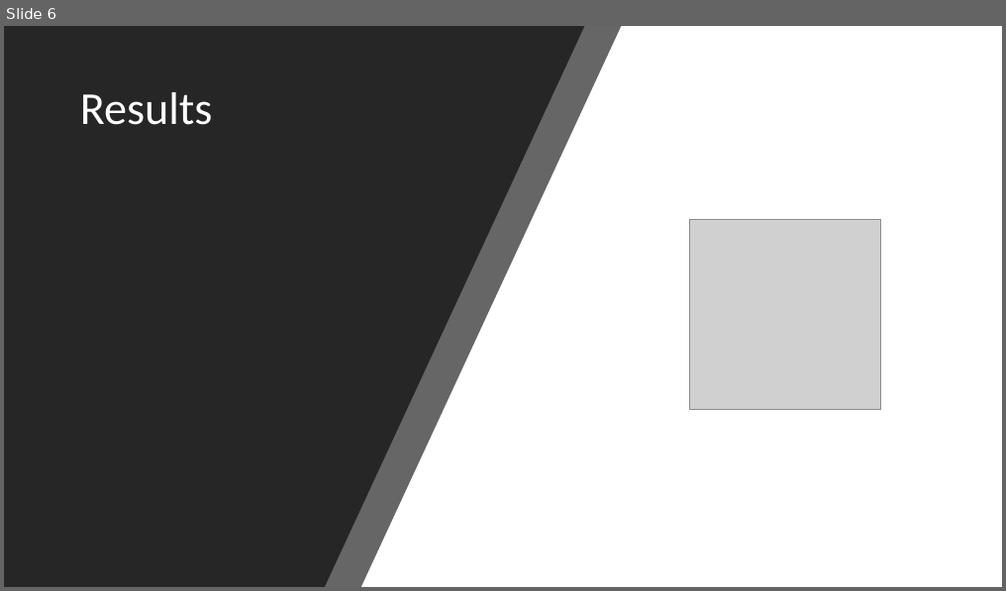
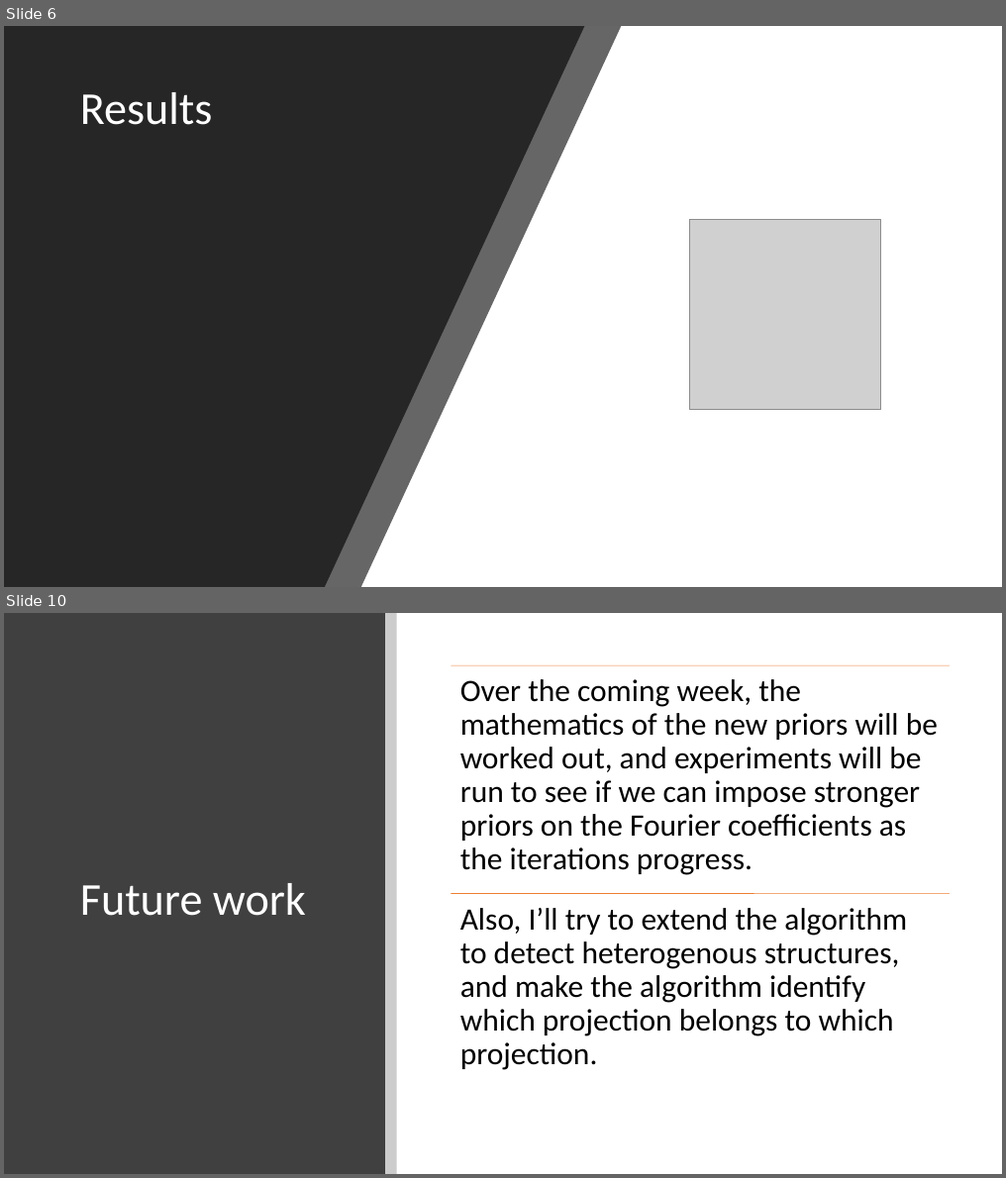
Before and after one commit to arunabh98/EPFL-CryoEM, a slide deck: Project Status 3.pptx. Shown one above the other, each under a label of ours: slide 6 before the commit, slides 6 and 10 after it; the slides between them are not shown. The pictures are 1006x591 and 1006x1178 pixels, drawn with LibreOffice and Linux fonts; fonts in the diff are those of the drawing; grey boxes stand for pictures. Boxes give left, top, right and bottom in pixels: in the first picture for what was removed or moved away, otherwise in the second. Text is boxed around its words. In the diff, an @@ line names an element or a change of style, - is before the commit and + after.

```diff
--- a/Project Status 3.pptx
+++ b/Project Status 3.pptx
@@ slide 10 added at <box>4,613,1002,1174</box>, background #FFFFFF @@
@@ rectangle added at <box>4,613,385,1174</box>, fill #404040 @@
@@ rectangle added at <box>385,613,397,1174</box>, fill #000000 at 20% opacity @@
@@ title added at <box>80,883,306,916</box>, 44 pt, text #FFFFFF @@
+Future work
@@ group added at <box>450,665,949,1070</box>: 2 lines, 2 texts @@
+Over the coming week, the mathematics of the new priors will be worked out, and experiments will be run to see if we can impose stronger priors on the Fourier coefficients as the iterations progress.
+Also, I’ll try to extend the algorithm to detect heterogenous structures, and make the algorithm identify which projection belongs to which projection.
```
Also in this commit, not shown: 1 slide changed, 2 other slides added, 1 slide removed.
